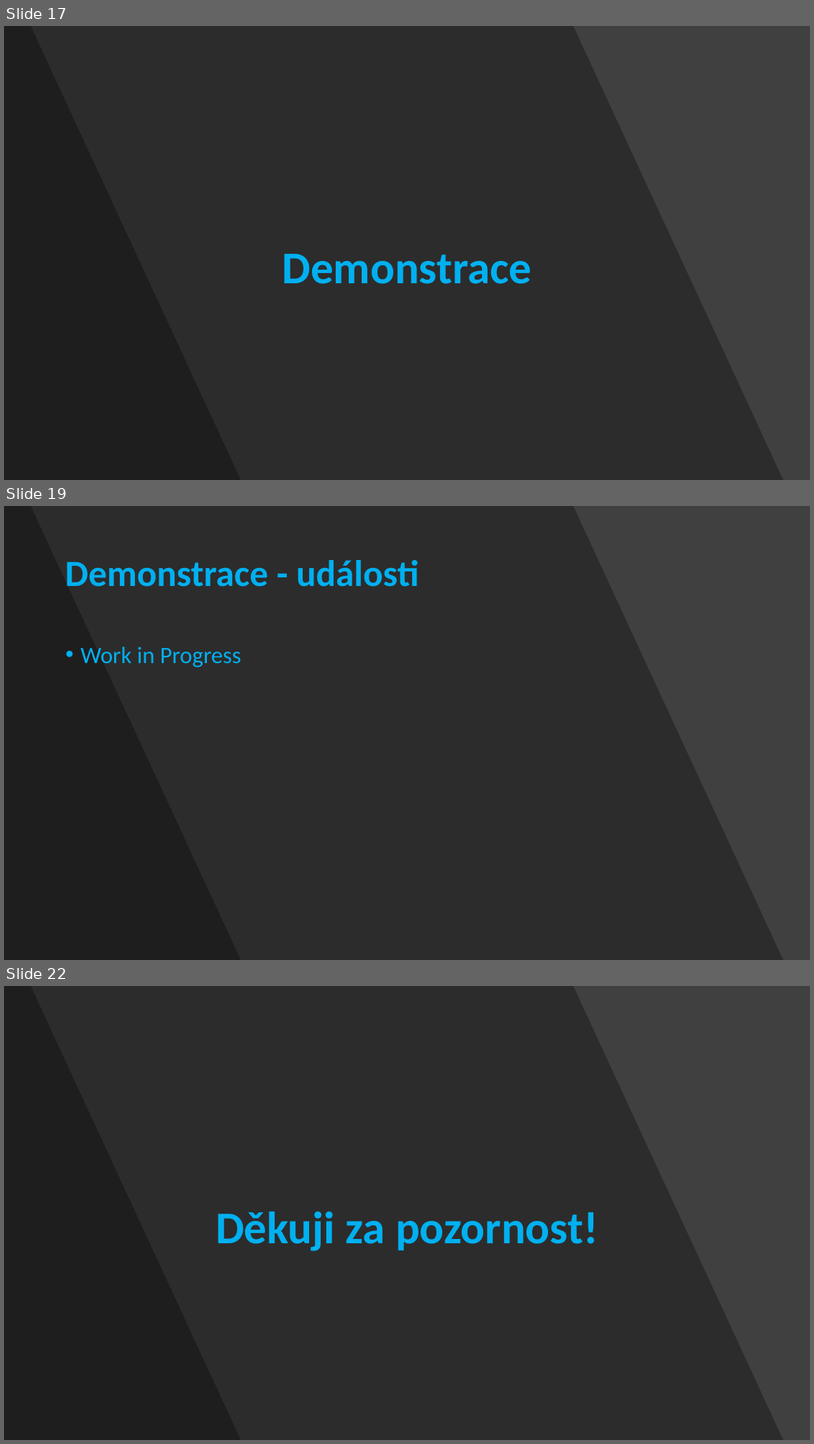
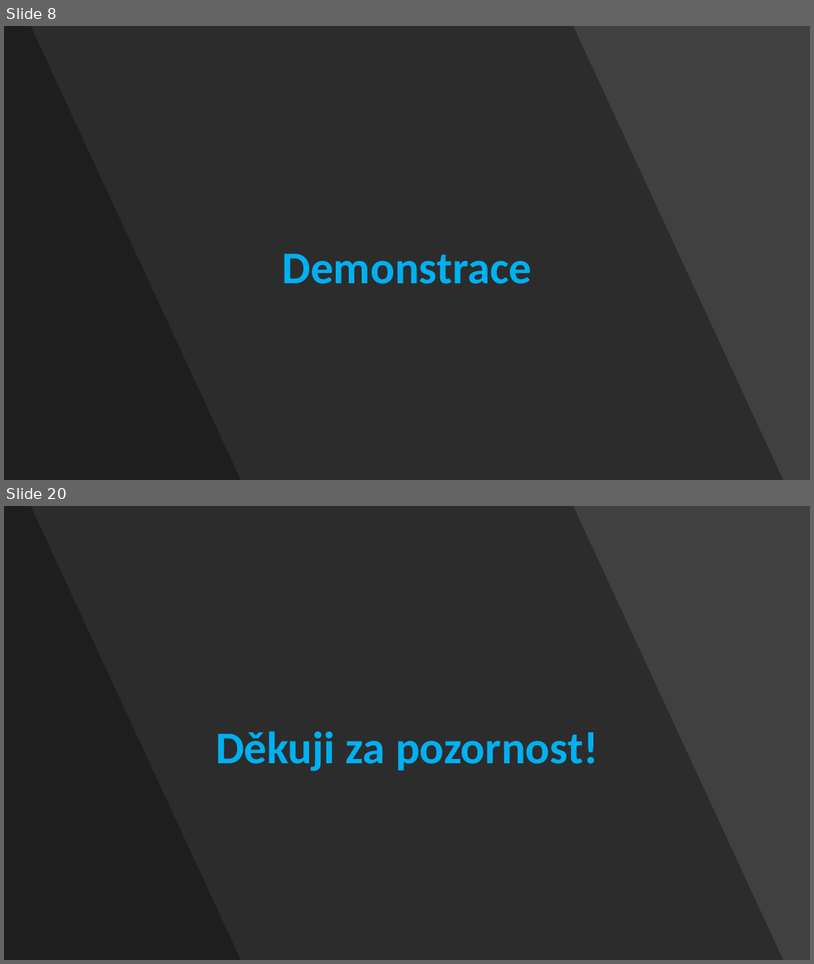
Before and after one commit to Fortex365/DiscordBot, a slide deck: Bot na platformě Discord.pptx. Shown one above the other, each under a label of ours: slides 17, 19 and 22 before the commit, slides 8 and 20 after it; the slides between them are not shown. The pictures are 814x1444 and 814x964 pixels, drawn with LibreOffice and Linux fonts; fonts in the diff are those of the drawing. Boxes give left, top, right and bottom in pixels: in the first picture for what was removed or moved away, otherwise in the second. Text is boxed around its words. In the diff, an @@ line names an element or a change of style, - is before the commit and + after.

```diff
--- a/Bot na platformě Discord.pptx
+++ b/Bot na platformě Discord.pptx
@@ slide 19 removed at [4, 506, 810, 960], background #404040 @@
@@ freeform shape removed at [4, 506, 784, 960] @@
@@ freeform shape removed at [4, 506, 241, 960] @@
@@ title removed at [65, 560, 419, 587] @@
-Demonstrace - události
@@ text removed at [80, 646, 242, 667] @@
-• Work in Progress
@@ what was slide 17 is now slide 8 @@
@@ what was slide 22 is now slide 20 @@
```
Also in this commit, not shown: 9 slides changed, 6 slides added, 7 other slides removed, 1 other file.
